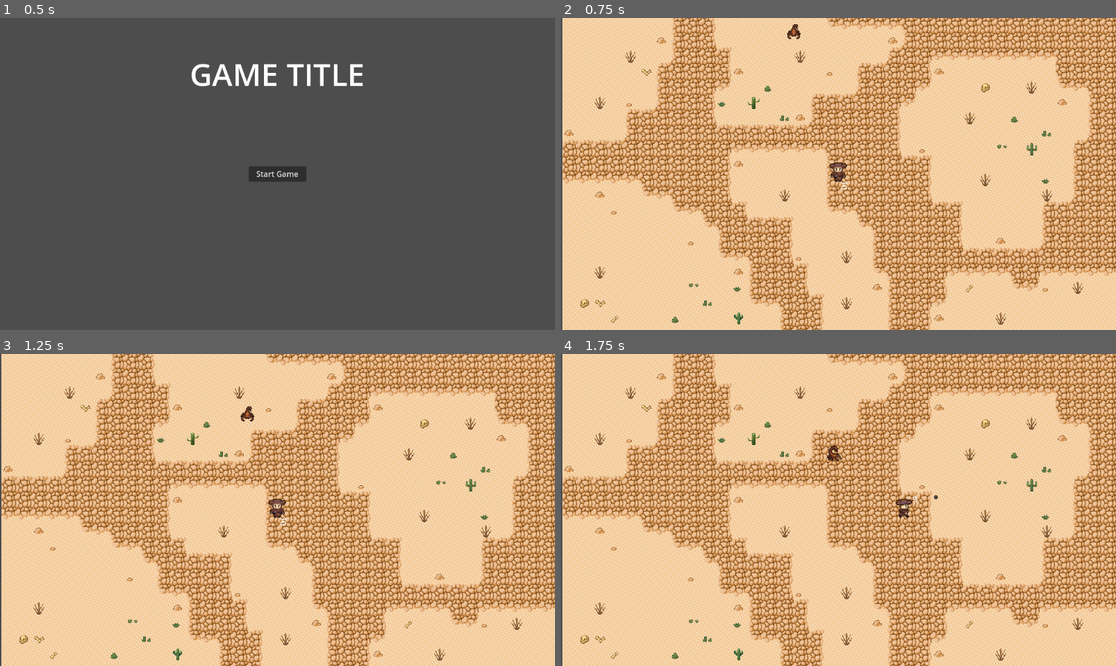
Above: before the commit, frames 1-4 (two rows, left to right).
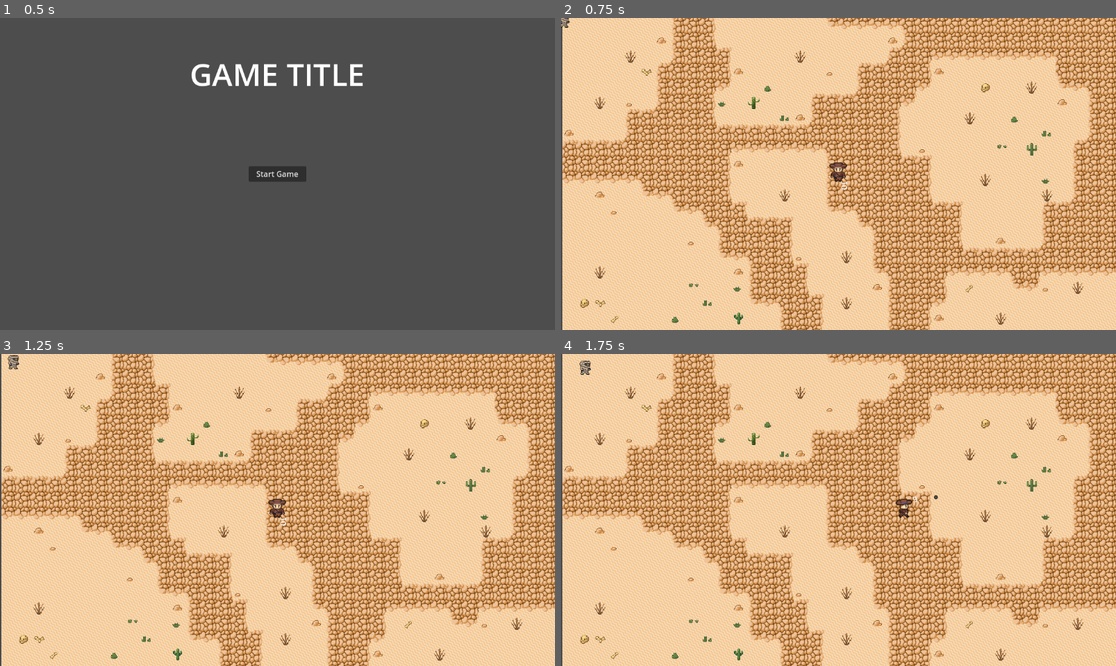
Above: after the commit, the same moments.

Repository: elloco02/gae-final-assignment
Game: Godot game, scene res://main_menu/main_menu.tscn
Same seed, same stepped clock (60 frames per second), same inputs: the game is played once before the commit and once after it.
Inputs (mouse positions are in pixels of both pictures, inside the frame that each line leads up to):
- Up to frame 1 (0.5 s): no input
- Up to frame 2 (0.75 s): click "Start Game" at 0.5 s
- Up to frame 3 (1.25 s): no input
- Up to frame 4 (1.75 s): move the mouse to (960, 494) at 1.27 s; hold D (right) from 1.28 s (still down); click (960, 494) at 1.35 s

Frame 1 is identical in both runs. In frame 2, 0.1% of the frame differs, in the area x 0-44%, y 0-7%; in frame 3, 0.2%; in frame 4, 0.2%, in the area x 3-51%, y 2-35%.

Commit message:
added player anims and mummy

Diff:
--- /dev/null
+++ b/neues-spiel/assets/mummy/new_sprite_frames.tres
@@ -0,0 +1,200 @@
+[gd_resource type="SpriteFrames" load_steps=24 format=3 uid="uid://dsuh10038dvim"]
+
+[ext_resource type="Texture2D" uid="uid://ddsmousq3g20q" path="res://assets/mummy/mummy-Sheet.png" id="1_p5bqu"]
+
+[sub_resource type="AtlasTexture" id="AtlasTexture_8sq7s"]
+atlas = ExtResource("1_p5bqu")
+region = Rect2(224, 0, 32, 32)
+
+[sub_resource type="AtlasTexture" id="AtlasTexture_g6d1q"]
+atlas = ExtResource("1_p5bqu")
+region = Rect2(256, 0, 32, 32)
+
+[sub_resource type="AtlasTexture" id="AtlasTexture_kmt4m"]
+atlas = ExtResource("1_p5bqu")
+region = Rect2(288, 0, 32, 32)
+
+[sub_resource type="AtlasTexture" id="AtlasTexture_dxee0"]
+atlas = ExtResource("1_p5bqu")
+region = Rect2(320, 0, 32, 32)
+
+[sub_resource type="AtlasTexture" id="AtlasTexture_yop07"]
+atlas = ExtResource("1_p5bqu")
+region = Rect2(352, 0, 32, 32)
+
+[sub_resource type="AtlasTexture" id="AtlasTexture_vm8sm"]
+atlas = ExtResource("1_p5bqu")
+region = Rect2(384, 0, 32, 32)
+
+[sub_resource type="AtlasTexture" id="AtlasTexture_e15if"]
+atlas = ExtResource("1_p5bqu")
+region = Rect2(768, 0, 32, 32)
+
+[sub_resource type="AtlasTexture" id="AtlasTexture_7mvur"]
+atlas = ExtResource("1_p5bqu")
+region = Rect2(800, 0, 32, 32)
+
+[sub_resource type="AtlasTexture" id="AtlasTexture_g7tbx"]
+atlas = ExtResource("1_p5bqu")
+region = Rect2(832, 0, 32, 32)
+
+[sub_resource type="AtlasTexture" id="AtlasTexture_7bmhl"]
+atlas = ExtResource("1_p5bqu")
+region = Rect2(864, 0, 32, 32)
+
+[sub_resource type="AtlasTexture" id="AtlasTexture_26m8g"]
+atlas = ExtResource("1_p5bqu")
+region = Rect2(896, 0, 32, 32)
+
+[sub_resource type="AtlasTexture" id="AtlasTexture_c1lo2"]
+atlas = ExtResource("1_p5bqu")
+region = Rect2(608, 0, 32, 32)
+
+[sub_resource type="AtlasTexture" id="AtlasTexture_py2n4"]
+atlas = ExtResource("1_p5bqu")
+region = Rect2(640, 0, 32, 32)
+
+[sub_resource type="AtlasTexture" id="AtlasTexture_sbcmp"]
+atlas = ExtResource("1_p5bqu")
+region = Rect2(672, 0, 32, 32)
+
+[sub_resource type="AtlasTexture" id="AtlasTexture_mpqol"]
+atlas = ExtResource("1_p5bqu")
+region = Rect2(704, 0, 32, 32)
+
+[sub_resource type="AtlasTexture" id="AtlasTexture_ygswd"]
+atlas = ExtResource("1_p5bqu")
+region = Rect2(736, 0, 32, 32)
+
+[sub_resource type="AtlasTexture" id="AtlasTexture_a4hgs"]
+atlas = ExtResource("1_p5bqu")
+region = Rect2(416, 0, 32, 32)
+
+[sub_resource type="AtlasTexture" id="AtlasTexture_jw6b3"]
+atlas = ExtResource("1_p5bqu")
+region = Rect2(448, 0, 32, 32)
+
+[sub_resource type="AtlasTexture" id="AtlasTexture_edn22"]
+atlas = ExtResource("1_p5bqu")
+region = Rect2(480, 0, 32, 32)
+
+[sub_resource type="AtlasTexture" id="AtlasTexture_h1p3j"]
+atlas = ExtResource("1_p5bqu")
+region = Rect2(512, 0, 32, 32)
+
+[sub_resource type="AtlasTexture" id="AtlasTexture_y4v5u"]
+atlas = ExtResource("1_p5bqu")
+region = Rect2(544, 0, 32, 32)
+
+[sub_resource type="AtlasTexture" id="AtlasTexture_oiiob"]
+atlas = ExtResource("1_p5bqu")
+region = Rect2(576, 0, 32, 32)
+
+[resource]
+animations = [{
+"frames": [],
+"loop": true,
+"name": &"attack_down",
+"speed": 5.0
+}, {
+"frames": [],
+"loop": true,
+"name": &"attack_left",
+"speed": 5.0
+}, {
+"frames": [],
+"loop": true,
+"name": &"attack_right",
+"speed": 5.0
+}, {
+"frames": [],
+"loop": true,
+"name": &"attack_up",
+"speed": 5.0
+}, {
+"frames": [{
+"duration": 1.0,
+"texture": SubResource("AtlasTexture_8sq7s")
+}, {
+"duration": 1.0,
+"texture": SubResource("AtlasTexture_g6d1q")
+}, {
+"duration": 1.0,
+"texture": SubResource("AtlasTexture_kmt4m")
+}, {
+"duration": 1.0,
+"texture": SubResource("AtlasTexture_dxee0")
+}, {
+"duration": 1.0,
+"texture": SubResource("AtlasTexture_yop07")
+}, {
+"duration": 1.0,
+"texture": SubResource("AtlasTexture_vm8sm")
+}],
+"loop": true,
+"name": &"walk_down",
+"speed": 10.0
+}, {
+"frames": [{
+"duration": 1.0,
+"texture": SubResource("AtlasTexture_e15if")
+}, {
+"duration": 1.0,
+"texture": SubResource("AtlasTexture_7mvur")
+}, {
+"duration": 1.0,
+"texture": SubResource("AtlasTexture_g7tbx")
+}, {
+"duration": 1.0,
+"texture": SubResource("AtlasTexture_7bmhl")
+}, {
+"duration": 1.0,
+"texture": SubResource("AtlasTexture_26m8g")
+}],
+"loop": true,
+"name": &"walk_left",
+"speed": 10.0
+}, {
+"frames": [{
+"duration": 1.0,
+"texture": SubResource("AtlasTexture_c1lo2")
+}, {
+"duration": 1.0,
+"texture": SubResource("AtlasTexture_py2n4")
+}, {
+"duration": 1.0,
+"texture": SubResource("AtlasTexture_sbcmp")
+}, {
+"duration": 1.0,
+"texture": SubResource("AtlasTexture_mpqol")
+}, {
+"duration": 1.0,
+"texture": SubResource("AtlasTexture_ygswd")
+}],
+"loop": true,
+"name": &"walk_right",
+"speed": 10.0
+}, {
+"frames": [{
+"duration": 1.0,
+"texture": SubResource("AtlasTexture_a4hgs")
+}, {
+"duration": 1.0,
+"texture": SubResource("AtlasTexture_jw6b3")
+}, {
+"duration": 1.0,
+"texture": SubResource("AtlasTexture_edn22")
+}, {
+"duration": 1.0,
+"texture": SubResource("AtlasTexture_h1p3j")
+}, {
+"duration": 1.0,
+"texture": SubResource("AtlasTexture_y4v5u")
+}, {
+"duration": 1.0,
+"texture": SubResource("AtlasTexture_oiiob")
+}],
+"loop": true,
+"name": &"walk_up",
+"speed": 10.0
+}]
--- a/neues-spiel/enemies/mummy/mummy.tscn
+++ b/neues-spiel/enemies/mummy/mummy.tscn
@@ -1,7 +1,8 @@
-[gd_scene load_steps=14 format=3 uid="uid://o21c43cq4vbk"]
+[gd_scene load_steps=13 format=3 uid="uid://o21c43cq4vbk"]
 
 [ext_resource type="Script" uid="uid://bnvjg77xc5tkh" path="res://enemies/mummy/mummy.gd" id="1_chcyj"]
 [ext_resource type="PackedScene" uid="uid://bbuxg4s10u72f" path="res://utility/hitbox_component.tscn" id="2_6p3d2"]
+[ext_resource type="SpriteFrames" uid="uid://dsuh10038dvim" path="res://assets/mummy/new_sprite_frames.tres" id="2_bqawh"]
 [ext_resource type="PackedScene" uid="uid://dptv1wk2l4ilc" path="res://utility/health_component.tscn" id="3_ifpek"]
 [ext_resource type="Script" uid="uid://wkapnnnb6v74" path="res://enemies/enemy_follow_state.gd" id="4_0tcs6"]
 [ext_resource type="Script" uid="uid://dsh2u5okbvv0s" path="res://enemies/statemachine.gd" id="4_ifpek"]
@@ -11,13 +12,6 @@
 
 [sub_resource type="RectangleShape2D" id="RectangleShape2D_7t3o7"]
 size = Vector2(8, 8)
-
-[sub_resource type="Gradient" id="Gradient_0tcs6"]
-offsets = PackedFloat32Array(0.789157)
-colors = PackedColorArray(0.650128, 0.650128, 0.650128, 1)
-
-[sub_resource type="GradientTexture1D" id="GradientTexture1D_7t3o7"]
-gradient = SubResource("Gradient_0tcs6")
 
 [sub_resource type="RectangleShape2D" id="RectangleShape2D_bii4v"]
 size = Vector2(8, 8)
@@ -31,13 +25,12 @@
 script = ExtResource("1_chcyj")
 speed = 50
 
+[node name="AnimatedSprite2D" type="AnimatedSprite2D" parent="."]
+sprite_frames = ExtResource("2_bqawh")
+animation = &"attack_up"
+
 [node name="CollisionShape2D" type="CollisionShape2D" parent="."]
 shape = SubResource("RectangleShape2D_7t3o7")
-
-[node name="Sprite2D" type="Sprite2D" parent="."]
-position = Vector2(0, -4.17233e-07)
-scale = Vector2(0.032, 8)
-texture = SubResource("GradientTexture1D_7t3o7")
 
 [node name="HealthComponent" parent="." instance=ExtResource("3_ifpek")]
 
--- a/neues-spiel/enemies/scorpion/scorpion.tscn
+++ b/neues-spiel/enemies/scorpion/scorpion.tscn
@@ -26,7 +26,7 @@
 
 [node name="AnimatedSprite2D" type="AnimatedSprite2D" parent="."]
 sprite_frames = ExtResource("2_j8v6a")
-animation = &"attack_left"
+animation = &"attack_down"
 
 [node name="CollisionShape2D" type="CollisionShape2D" parent="."]
 shape = SubResource("RectangleShape2D_anpvi")
--- a/neues-spiel/player/player.tscn
+++ b/neues-spiel/player/player.tscn
@@ -19,7 +19,9 @@
 [node name="AnimatedSprite2D" type="AnimatedSprite2D" parent="."]
 scale = Vector2(1.25, 1.25)
 sprite_frames = ExtResource("5_qjkh3")
-animation = &"shoot_up"
+animation = &"death"
+frame = 6
+frame_progress = 0.611604
 
 [node name="CollisionShape2D" type="CollisionShape2D" parent="."]
 shape = SubResource("RectangleShape2D_tb0m6")
--- a/neues-spiel/player/upgrades/resources/player_animation_frames.tres
+++ b/neues-spiel/player/upgrades/resources/player_animation_frames.tres
@@ -1,7 +1,39 @@
-[gd_resource type="SpriteFrames" load_steps=38 format=3 uid="uid://c8r0uhac6s777"]
+[gd_resource type="SpriteFrames" load_steps=50 format=3 uid="uid://c8r0uhac6s777"]
 
 [ext_resource type="Texture2D" uid="uid://cn4m4cd6brdvx" path="res://assets/player/character-Sheet.png" id="1_ha45t"]
 
+[sub_resource type="AtlasTexture" id="AtlasTexture_h78yj"]
+atlas = ExtResource("1_ha45t")
+region = Rect2(1440, 0, 32, 32)
+
+[sub_resource type="AtlasTexture" id="AtlasTexture_sj8bj"]
+atlas = ExtResource("1_ha45t")
+region = Rect2(1472, 0, 32, 32)
+
+[sub_resource type="AtlasTexture" id="AtlasTexture_5ru5p"]
+atlas = ExtResource("1_ha45t")
+region = Rect2(1504, 0, 32, 32)
+
+[sub_resource type="AtlasTexture" id="AtlasTexture_27ic7"]
+atlas = ExtResource("1_ha45t")
+region = Rect2(1536, 0, 32, 32)
+
+[sub_resource type="AtlasTexture" id="AtlasTexture_fqfou"]
+atlas = ExtResource("1_ha45t")
+region = Rect2(1568, 0, 32, 32)
+
+[sub_resource type="AtlasTexture" id="AtlasTexture_p3pbd"]
+atlas = ExtResource("1_ha45t")
+region = Rect2(1600, 0, 32, 32)
+
+[sub_resource type="AtlasTexture" id="AtlasTexture_qabal"]
+atlas = ExtResource("1_ha45t")
+region = Rect2(1632, 0, 32, 32)
+
+[sub_resource type="AtlasTexture" id="AtlasTexture_glupk"]
+atlas = ExtResource("1_ha45t")
+region = Rect2(1664, 0, 32, 32)
+
 [sub_resource type="AtlasTexture" id="AtlasTexture_frovk"]
 atlas = ExtResource("1_ha45t")
 region = Rect2(128, 0, 32, 32)
@@ -49,6 +81,22 @@
 [sub_resource type="AtlasTexture" id="AtlasTexture_x7s8c"]
 atlas = ExtResource("1_ha45t")
 region = Rect2(1248, 0, 32, 32)
+
+[sub_resource type="AtlasTexture" id="AtlasTexture_meaye"]
+atlas = ExtResource("1_ha45t")
+region = Rect2(1312, 0, 32, 32)
+
+[sub_resource type="AtlasTexture" id="AtlasTexture_fxj0v"]
+atlas = ExtResource("1_ha45t")
+region = Rect2(1344, 0, 32, 32)
+
+[sub_resource type="AtlasTexture" id="AtlasTexture_gqhi5"]
+atlas = ExtResource("1_ha45t")
+region = Rect2(1376, 0, 32, 32)
+
+[sub_resource type="AtlasTexture" id="AtlasTexture_hlv1p"]
+atlas = ExtResource("1_ha45t")
+region = Rect2(1408, 0, 32, 32)
 
 [sub_resource type="AtlasTexture" id="AtlasTexture_uwbnu"]
 atlas = ExtResource("1_ha45t")
@@ -150,6 +198,35 @@
 animations = [{
 "frames": [{
 "duration": 1.0,
+"texture": SubResource("AtlasTexture_h78yj")
+}, {
+"duration": 1.0,
+"texture": SubResource("AtlasTexture_sj8bj")
+}, {
+"duration": 1.0,
+"texture": SubResource("AtlasTexture_5ru5p")
+}, {
+"duration": 1.0,
+"texture": SubResource("AtlasTexture_27ic7")
+}, {
+"duration": 1.0,
+"texture": SubResource("AtlasTexture_fqfou")
+}, {
+"duration": 1.0,
+"texture": SubResource("AtlasTexture_p3pbd")
+}, {
+"duration": 1.0,
+"texture": SubResource("AtlasTexture_qabal")
+}, {
+"duration": 1.0,
+"texture": SubResource("AtlasTexture_glupk")
+}],
+"loop": true,
+"name": &"death",
+"speed": 15.0
+}, {
+"frames": [{
+"duration": 1.0,
 "texture": SubResource("AtlasTexture_frovk")
 }, {
 "duration": 1.0,
@@ -222,6 +299,38 @@
 }],
 "loop": false,
 "name": &"shoot_up",
+"speed": 5.0
+}, {
+"frames": [{
+"duration": 1.0,
+"texture": SubResource("AtlasTexture_meaye")
+}],
+"loop": true,
+"name": &"take_damage_down",
+"speed": 5.0
+}, {
+"frames": [{
+"duration": 1.0,
+"texture": SubResource("AtlasTexture_fxj0v")
+}],
+"loop": true,
+"name": &"take_damage_left",
+"speed": 5.0
+}, {
+"frames": [{
+"duration": 1.0,
+"texture": SubResource("AtlasTexture_gqhi5")
+}],
+"loop": true,
+"name": &"take_damage_right",
+"speed": 5.0
+}, {
+"frames": [{
+"duration": 1.0,
+"texture": SubResource("AtlasTexture_hlv1p")
+}],
+"loop": true,
+"name": &"take_damage_up",
 "speed": 5.0
 }, {
 "frames": [{
--- a/neues-spiel/utility/level.tscn
+++ b/neues-spiel/utility/level.tscn
@@ -6,6 +6,7 @@
 [ext_resource type="PackedScene" uid="uid://cmbuf0drv1452" path="res://enemies/cactus_dude/cactus_dude.tscn" id="4_7lyf1"]
 [ext_resource type="PackedScene" uid="uid://b7ju42r1ol66n" path="res://enemies/bat/bat.tscn" id="5_6utho"]
 [ext_resource type="PackedScene" uid="uid://bp3h1p0md3kss" path="res://enemies/scorpion/scorpion.tscn" id="6_85qjo"]
+[ext_resource type="PackedScene" uid="uid://o21c43cq4vbk" path="res://enemies/mummy/mummy.tscn" id="7_ba6om"]
 
 [node name="Level" type="Node2D"]
 
@@ -36,4 +37,7 @@
 position = Vector2(131, 0)
 
 [node name="Scorpion" parent="." instance=ExtResource("6_85qjo")]
+visible = false
 position = Vector2(474, 0)
+
+[node name="Mummy" parent="." instance=ExtResource("7_ba6om")]
Binary file added: neues-spiel/assets/mummy/mummy-Sheet.png
Not shown, added: neues-spiel/assets/mummy/mummy-Sheet.png.import
Binary file changed: neues-spiel/assets/player/character-Sheet.png
Not shown: 1 places in neues-spiel/utility/level.tscn that only renumber resources
